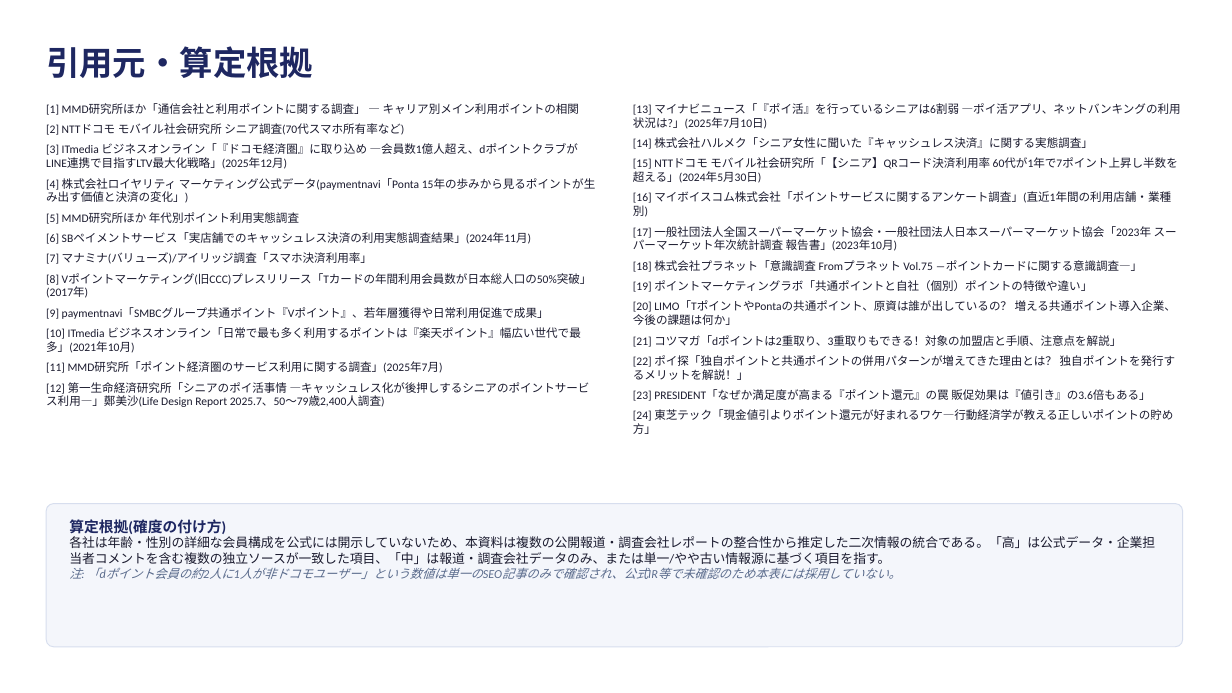
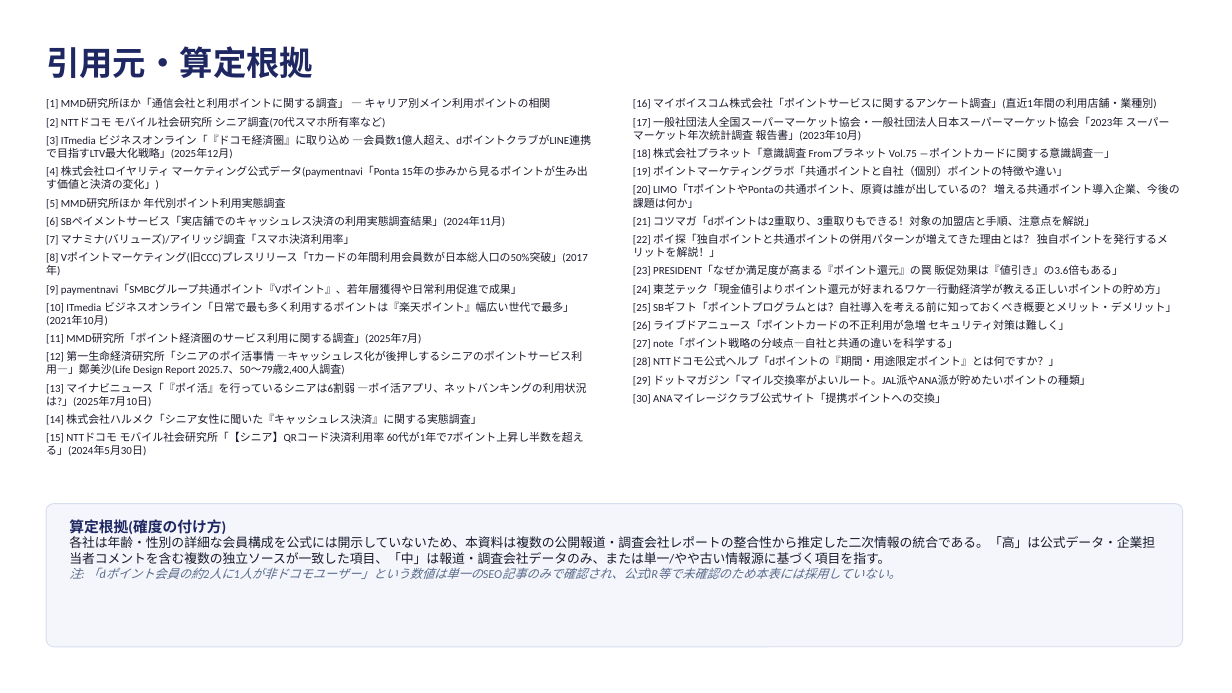
Before and after one commit to nasukazunori/NasuVault2, a slide deck: slide 9 of 大貴/添付ファイル/主要ポイント会員属性の偏り比較.pptx (slide 7 before the commit). Drawn at 1232x693 pixels with LibreOffice and Linux fonts; fonts in the diff are those of the drawing. Boxes give left, top, right and bottom in pixels: in the first picture for what was removed or moved away, otherwise in the second. Text is boxed around its words. In the diff, an @@ line names an element or a change of style, - is before the commit and + after.

```diff
--- a/大貴/添付ファイル/主要ポイント会員属性の偏り比較.pptx
+++ b/大貴/添付ファイル/主要ポイント会員属性の偏り比較.pptx
@@ text at (46, 98, 591, 375): size 9 to 8.5 pt in "[1] MMD研究所ほか「通信会社と利用ポイントに関する調査」 ― キャリア別メイン利用ポイントの相関", "[2] NTTドコモ モバイル社会研究所 シニア調査(70代スマホ所有率など)", "[3] ITmedia ビジネスオンライン「『ドコモ経済圏』に取り込め ―会員数1億人超え、dポイントクラブがLINE連 ...", "[4] 株式会社ロイヤリティ マーケティング公式データ(paymentnavi「Ponta 15年の歩みから見るポイント ..." and 8 more places; less space between paragraphs @@
@@ text at (633, 103, 1181, 183): paragraphs removed @@
-[13] マイナビニュース「『ポイ活』を行っているシニアは6割弱 ―ポイ活アプリ、ネットバンキングの利用状況は?」(2025年7月10日)
-[14] 株式会社ハルメク「シニア女性に聞いた『キャッシュレス決済』に関する実態調査」
-[15] NTTドコモ モバイル社会研究所「【シニア】QRコード決済利用率 60代が1年で7ポイント上昇し半数を超える」(2024年5月30日)
@@ text at (633, 97, 1180, 295): size 9 to 8.5 pt in "[16] マイボイスコム株式会社「ポイントサービスに関するアンケート調査」(直近1年間の利用店舗・業種別)", "[17] 一般社団法人全国スーパーマーケット協会・一般社団法人日本スーパーマーケット協会「2023年 スーパーマーケット ...", "[18] 株式会社プラネット「意識調査 Fromプラネット Vol.75 ―ポイントカードに関する意識調査―」", "[19] ポイントマーケティングラボ「共通ポイントと自社（個別）ポイントの特徴や違い」" and 5 more places; less space between paragraphs @@
@@ text at (633, 302, 1176, 404): paragraphs added @@
+[25] SBギフト「ポイントプログラムとは？自社導入を考える前に知っておくべき概要とメリット・デメリット」
+[26] ライブドアニュース「ポイントカードの不正利用が急増 セキュリティ対策は難しく」
+[27] note「ポイント戦略の分岐点―自社と共通の違いを科学する」
+[28] NTTドコモ公式ヘルプ「dポイントの『期間・用途限定ポイント』とは何ですか？」
+[29] ドットマガジン「マイル交換率がよいルート。JAL派やANA派が貯めたいポイントの種類」
+[30] ANAマイレージクラブ公式サイト「提携ポイントへの交換」
@@ text at (46, 382, 586, 456): paragraphs added @@
+[13] マイナビニュース「『ポイ活』を行っているシニアは6割弱 ―ポイ活アプリ、ネットバンキングの利用状況は?」(2025年7月10日)
+[14] 株式会社ハルメク「シニア女性に聞いた『キャッシュレス決済』に関する実態調査」
+[15] NTTドコモ モバイル社会研究所「【シニア】QRコード決済利用率 60代が1年で7ポイント上昇し半数を超える」(2024年5月30日)
```
Also in this commit, not shown: 2 slides added, 1 other file.
